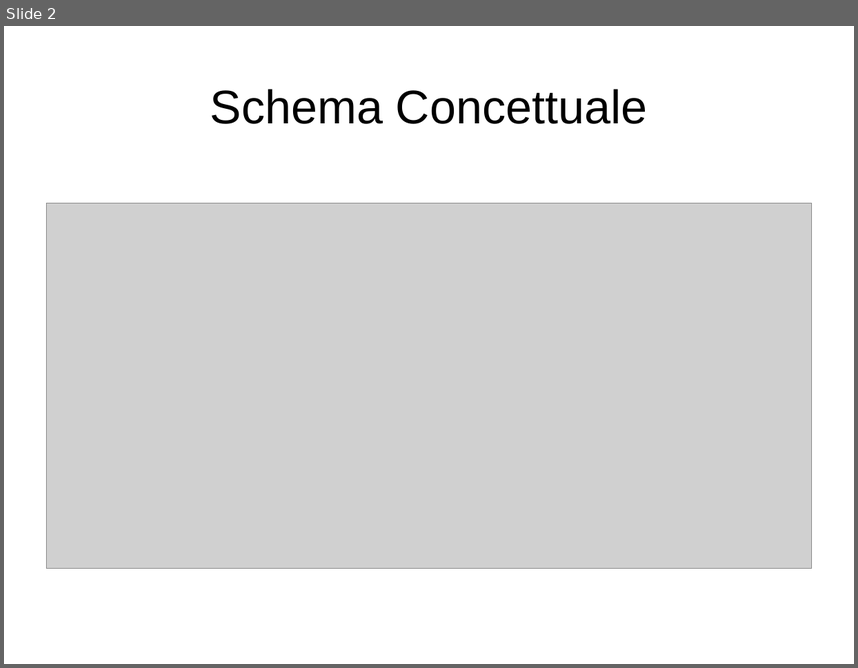
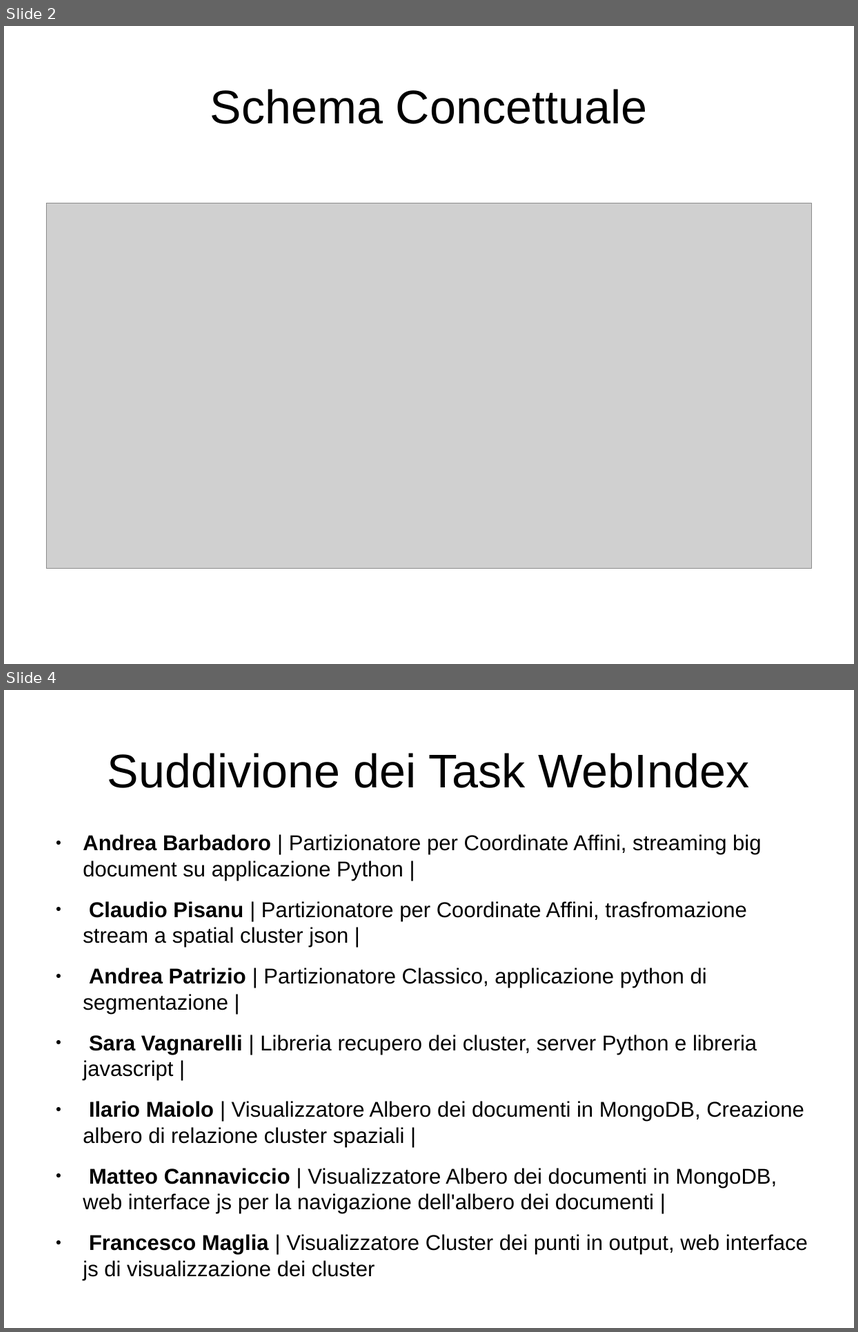
Before and after one commit to cvdlab-projects/webindex, a slide deck: Slide-2.odp. Shown one above the other, each under a label of ours: slide 2 before the commit, slides 2 and 4 after it; the slides between them are not shown. The pictures are 858x668 and 858x1332 pixels, drawn with LibreOffice and Linux fonts; fonts in the diff are those of the drawing; grey boxes stand for pictures. Boxes give left, top, right and bottom in pixels: in the first picture for what was removed or moved away, otherwise in the second. Text is boxed around its words. In the diff, an @@ line names an element or a change of style, - is before the commit and + after.

```diff
--- a/Slide-2.odp
+++ b/Slide-2.odp
@@ slide 4 added at (x1=4, y1=690, x2=854, y2=1328), background #FFFFFF @@
@@ title added at (x1=107, y1=753, x2=750, y2=788), 44 pt, text #000000 @@
+Suddivione dei Task WebIndex
@@ text added at (x1=83, y1=834, x2=808, y2=1254), 20 pt, text #000000 @@
+● Andrea Barbadoro | Partizionatore per Coordinate Affini, streaming big document su applicazione Python |
+● Claudio Pisanu | Partizionatore per Coordinate Affini, trasfromazione stream a spatial cluster json |
+● Andrea Patrizio | Partizionatore Classico, applicazione python di segmentazione |
+● Sara Vagnarelli | Libreria recupero dei cluster, server Python e libreria javascript |
+● Ilario Maiolo | Visualizzatore Albero dei documenti in MongoDB, Creazione albero di relazione cluster spaziali |
+● Matteo Cannaviccio | Visualizzatore Albero dei documenti in MongoDB, web interface js per la navigazione dell'albero dei documenti |
+● Francesco Maglia | Visualizzatore Cluster dei punti in output, web interface js di visualizzazione dei cluster
```
Also in this commit, not shown: 2 other slides added.
